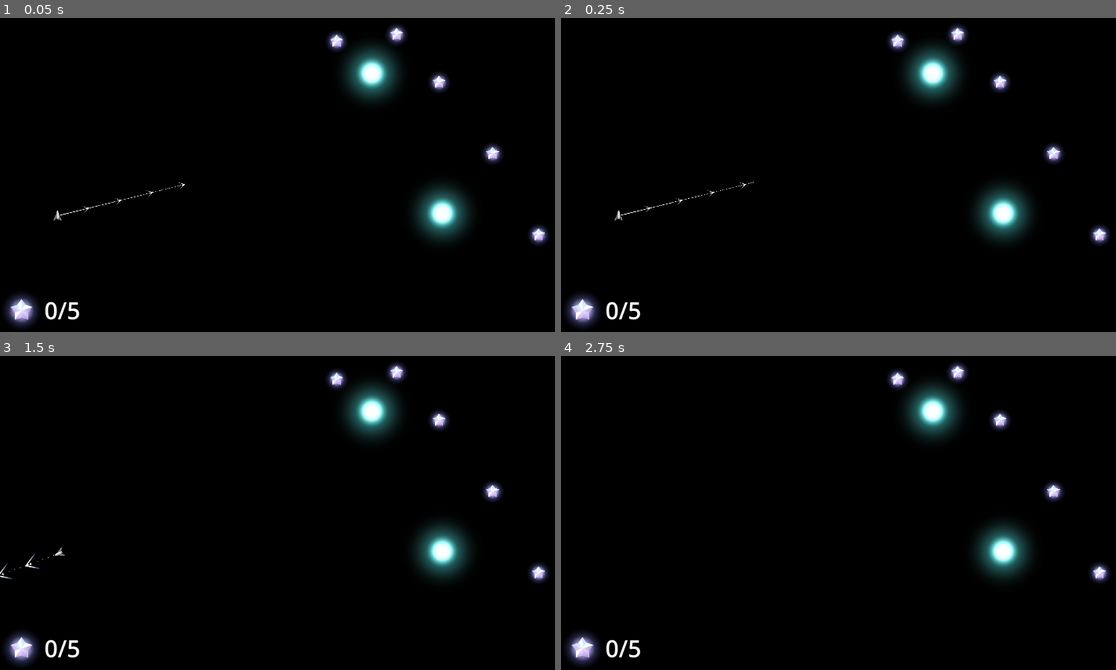
Above: before the commit, frames 1-4 (two rows, left to right).
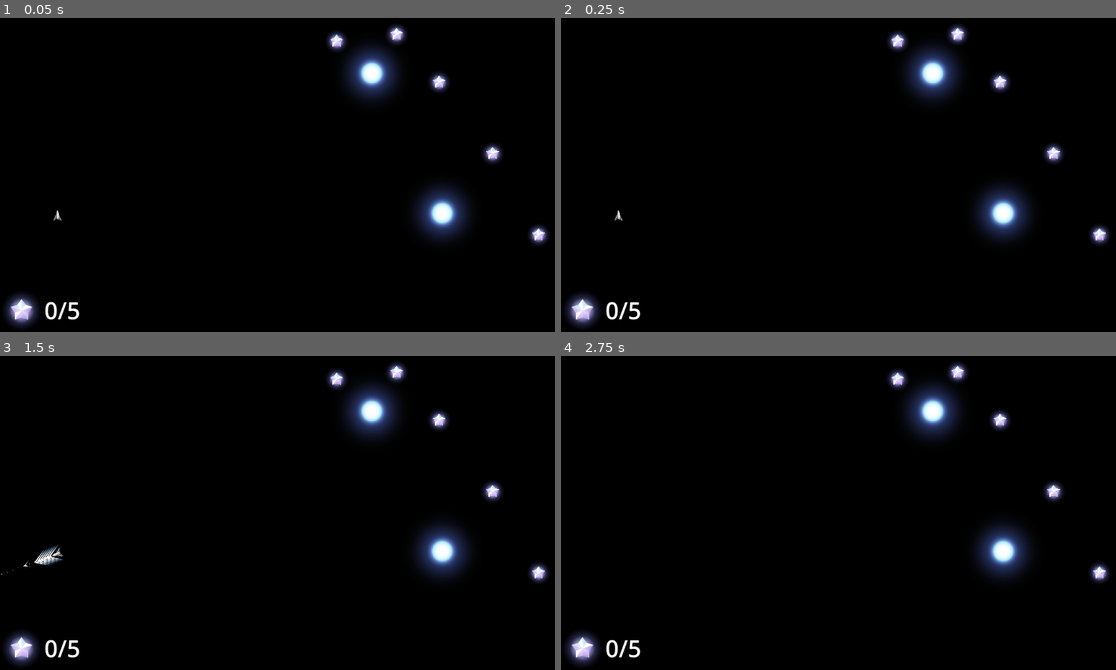
Above: after the commit, the same moments.

Repository: revanj/AstronautAndOrbit
Game: Godot game, scene res://Levels/TestLevel1/Level1Test.tscn
The game is run twice, just before and just after one commit, with the same random seed, the same clock (stepped at 60 frames per second) and the same inputs. This scene is started directly instead of the project's main scene.
Inputs (mouse positions are in pixels of both pictures, inside the frame that each line leads up to):
- Up to frame 1 (0.05 s): no input
- Up to frame 2 (0.25 s): no input
- Up to frame 3 (1.5 s): move the mouse to (449, 475) at 0.52 s; hold D (thruster_right_turn) 0.53-1.25 s; click (449, 475) at 0.67 s; click (449, 475) at 0.77 s; tap Enter at 1.25 s; drag from (188, 513) to (438, 418) at 1.27 s
- Up to frame 4 (2.75 s): move the mouse to (938, 415) at 2.02 s; hold D (thruster_right_turn) from 2.03 s (still down)

The runs differ from the first frame. In frame 1, 1.5% of the frame differs, in the area x 9-84%, y 10-70%; in frame 2, 1.5%; in frame 3, 1.7%, in the area x 0-84%, y 10-72%; in frame 4, 1.4%.

Commit message:
Some changes

Diff:
--- a/GravityObjects/GravityObject.gd
+++ b/GravityObjects/GravityObject.gd
@@ -1,11 +1,37 @@
+@tool
 class_name GravityObject
 extends Node2D
 
+
 @export var gravity_factor = 100000
 
+@export var effect_radius: float = 100 :
+	set(value):
+		effect_radius = value
+		queue_redraw()
+
+@onready var death_radius = $CollisionShape2D.shape.radius
 
 func get_gravity_vector(pos:Vector2):
+	var r = (global_position - pos).length()
+	if r > effect_radius:
+		return Vector2.ZERO
+	if r < death_radius:
+		return Vector2(NAN, NAN)
 	var r2 = (global_position - pos).length_squared()
-	if r2 < 1000:
-		return Vector2(NAN, NAN)
 	return (global_position - pos).normalized() / r2 * gravity_factor
+
+func _draw():
+	if Engine.is_editor_hint():
+		draw_circle_arc(Vector2.ZERO, effect_radius, Color.AQUA)
+
+func draw_circle_arc(center, radius, color):
+	var nb_points = 32
+	var points_arc = PackedVector2Array()
+
+	for i in range(nb_points + 1):
+		var angle_point = deg_to_rad(i * (360.0) / nb_points - 90)
+		points_arc.push_back(center + Vector2(cos(angle_point), sin(angle_point)) * radius)
+
+	for index_point in range(nb_points):
+		draw_line(points_arc[index_point], points_arc[index_point + 1], color)
--- a/GravityObjects/Star.tscn
+++ b/GravityObjects/Star.tscn
@@ -3,18 +3,17 @@
 [ext_resource type="Script" path="res://GravityObjects/GravityObject.gd" id="1_kfwey"]
 [ext_resource type="Texture2D" uid="uid://b6tmw15kmlkle" path="res://Art/StarBlue.svg" id="2_y02pq"]
 
-[sub_resource type="CircleShape2D" id="CircleShape2D_l2ij7"]
-radius = 142.706
+[sub_resource type="CircleShape2D" id="CircleShape2D_d0nn2"]
+radius = 33.1361
 
-[node name="Star" type="Node2D"]
-modulate = Color(1, 26.04, 1, 1)
+[node name="Star" type="Area2D"]
 script = ExtResource("1_kfwey")
 gravity_factor = 10000000
+
+[node name="CollisionShape2D" type="CollisionShape2D" parent="."]
+shape = SubResource("CircleShape2D_d0nn2")
+debug_color = Color(0.929412, 0.172549, 0.517647, 0.419608)
 
 [node name="Sprite2D" type="Sprite2D" parent="."]
 scale = Vector2(0.415174, 0.415174)
 texture = ExtResource("2_y02pq")
-
-[node name="RangeIndicator" type="CollisionShape2D" parent="."]
-shape = SubResource("CircleShape2D_l2ij7")
-debug_color = Color(0.443137, 0.568627, 0.509804, 0.0745098)
--- a/Levels/TestLevel1/Level1Test.tscn
+++ b/Levels/TestLevel1/Level1Test.tscn
@@ -12,10 +12,12 @@
 [node name="Star" parent="StarFields" index="1" instance=ExtResource("2_4p74e")]
 position = Vector2(180, -255)
 scale = Vector2(1.33191, 1.33816)
+effect_radius = 250.0
 
 [node name="Star2" parent="StarFields" index="2" instance=ExtResource("2_4p74e")]
 position = Vector2(396, 175)
 scale = Vector2(1.33191, 1.33816)
+effect_radius = 305.255
 
 [node name="EnergyCrystal" parent="Crystals" index="0" instance=ExtResource("3_fnrlq")]
 position = Vector2(386, -227)
--- a/Spaceship/BigJumpDisplay.gd
+++ b/Spaceship/BigJumpDisplay.gd
@@ -3,8 +3,8 @@
 @onready var arrows = self.get_children()
 @onready var n_arrows = len(arrows)
 
-var max_length = 500
-var min_length = 50
+var max_length = 50
+var min_length = 5
 
 # direction is a normalized vector.
 # seperating them so that strength 0 still has a direction
